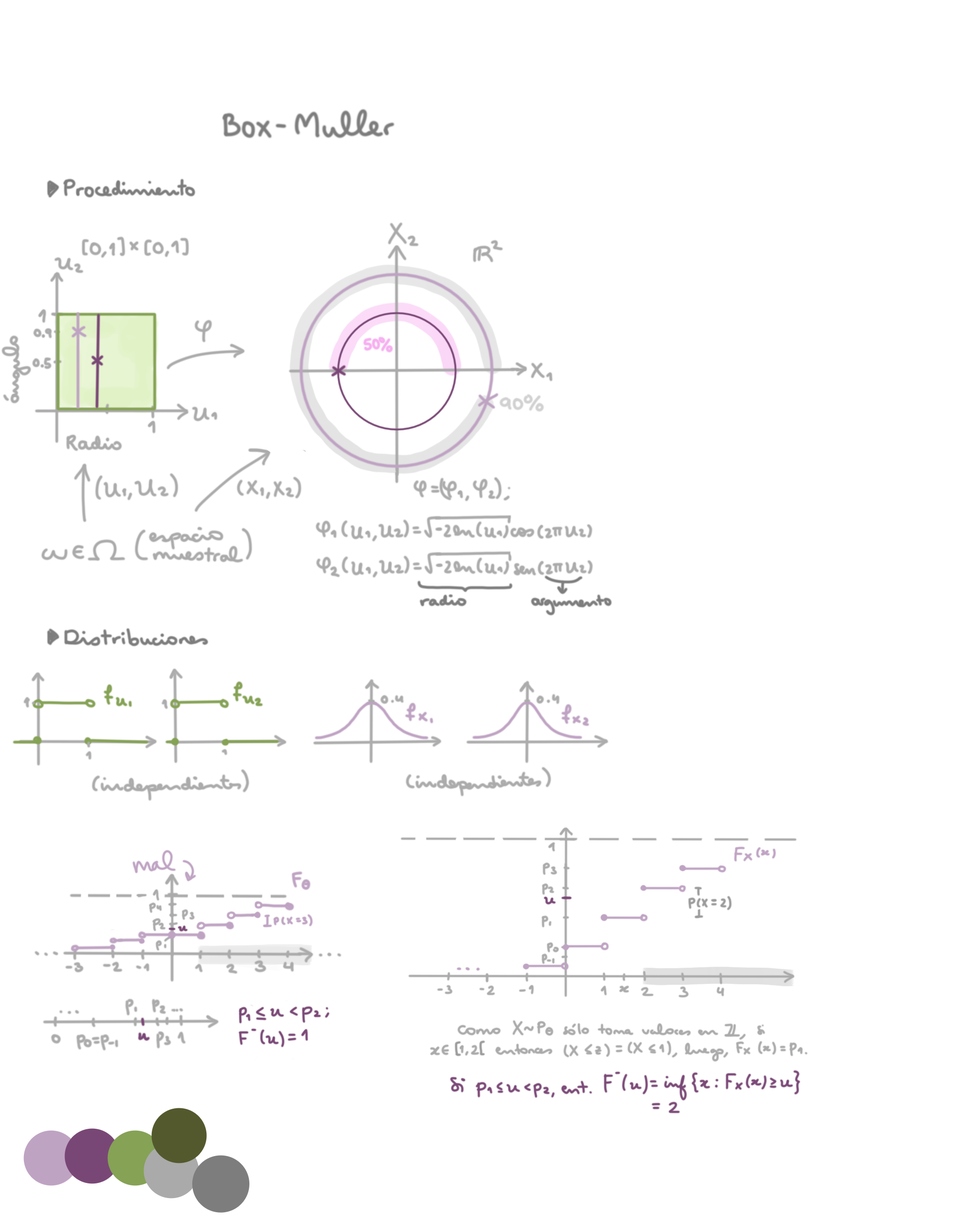
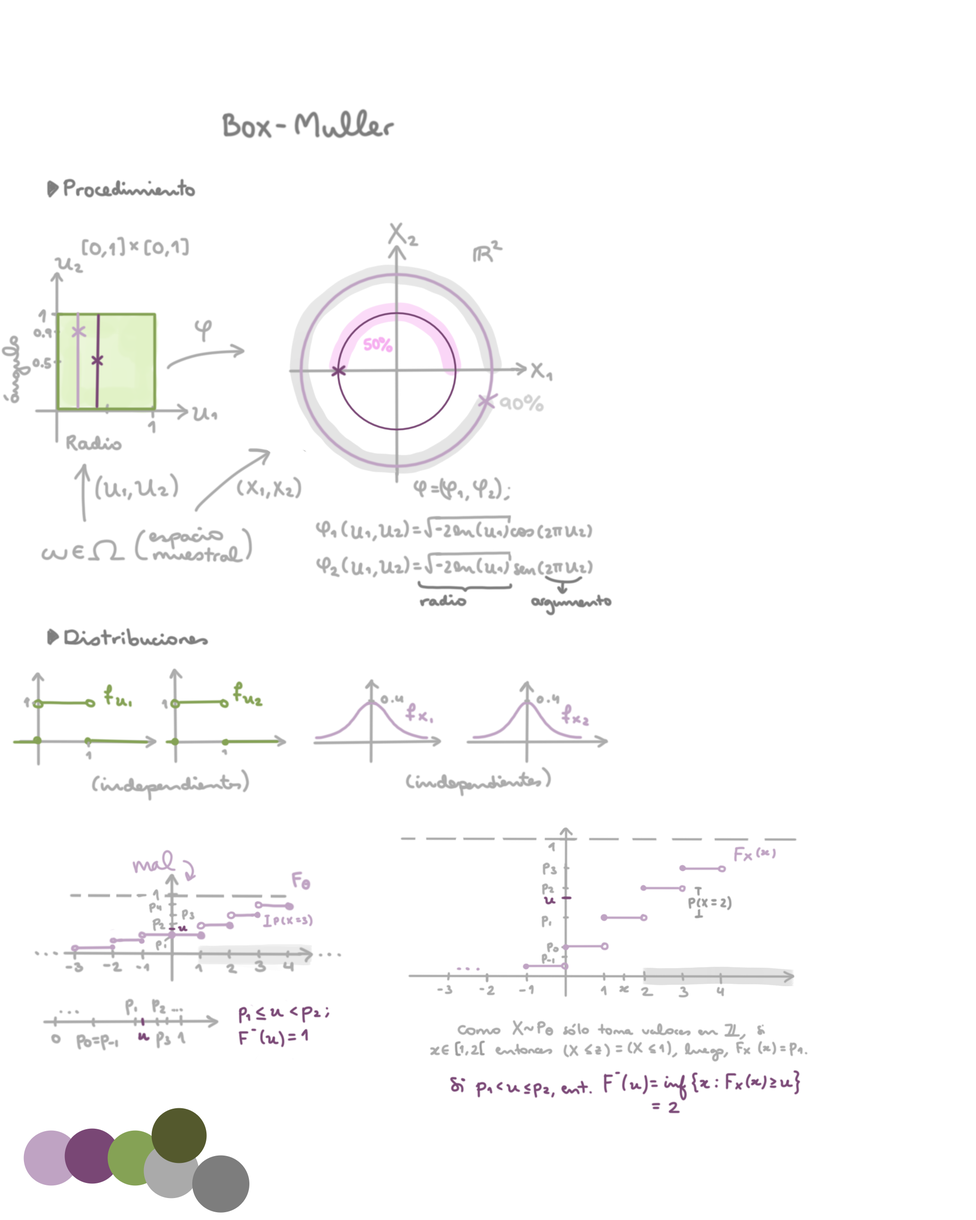
Two versions of the same layered image (976px x 1220px). Layer-by-layer changes:
painted on "Paint Layer 1" over bbox(496, 1090, 532, 1095)
